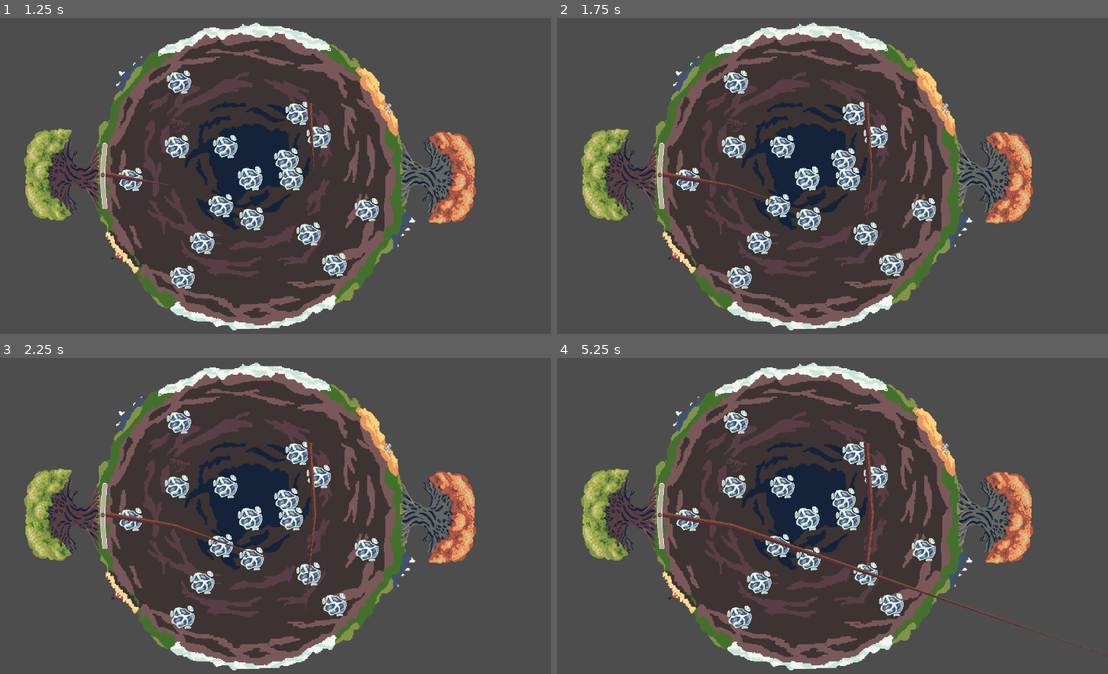
Above: before the commit, frames 1-4 (two rows, left to right).
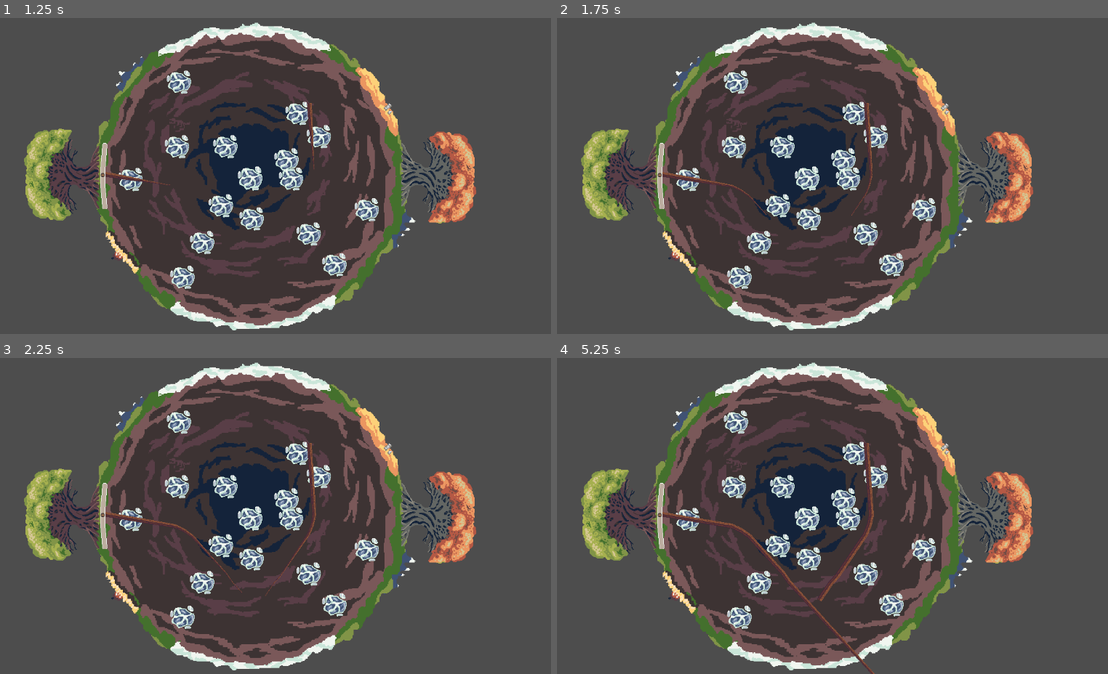
Above: after the commit, the same moments.

Repository: Rotta-Games/ragerootin
Game: Godot game, scene res://main.tscn
Two runs of this game, one before a commit and one after it. Both use one fixed random seed, a clock stepped at 60 frames per second and the inputs below.
Inputs (mouse positions are in pixels of both pictures, inside the frame that each line leads up to):
- Up to frame 1 (1.25 s): click "New Game" at 0.5 s
- Up to frame 2 (1.75 s): tap Enter at 1.25 s; move the mouse to (942, 153) at 1.27 s; hold Right (player1_move_right, bound only after the commit) from 1.28 s (still down); click (942, 153) at 1.42 s
- Up to frame 3 (2.25 s): tap Space at 2 s; move the mouse to (143, 525) at 2.02 s; release Right (player1_move_right, bound only after the commit) at 2.03 s; hold Left (player1_move_left, bound only after the commit) from 2.03 s (still down)
- Up to frame 4 (5.25 s): move the mouse to (876, 440) at 2.77 s; release Left (player1_move_left, bound only after the commit) at 2.78 s; hold Right (player1_move_right, bound only after the commit) 2.78-4.28 s; tap Enter at 3.5, 5 s; move the mouse to (788, 576) at 3.52 s; click (788, 576) at 3.67 s; tap Space at 4.25 s; move the mouse to (992, 560) at 4.27 s; hold Left (player1_move_left, bound only after the commit) from 4.28 s (still down); move the mouse to (645, 462) at 5.02 s

Frame 1 is identical in both runs. In frame 2, less than 0.1% of the frame differs, in the area x 32-58%, y 49-65%; in frame 3, 0.3%; in frame 4, 1.1%, in the area x 31-100%, y 50-100%.

Commit message:
Add player controls

Diff:
--- a/player.gd
+++ b/player.gd
@@ -10,11 +10,11 @@
 
 
 func _input(event):
-	if event is InputEventKey:
-		if event.keycode == KEY_LEFT:
-			root.angle += -root.turn_speed
-		if event.keycode == KEY_RIGHT:
-			root.angle += root.turn_speed
+	if Input.is_action_pressed("player1_move_left"):
+		root.angle += -root.turn_speed
+	if Input.is_action_pressed("player1_move_right"):
+		root.angle += root.turn_speed
+
 	# if event is InputEventMouseButton:
 	# 	if event.button_index == 1 and event.is_pressed():
 	# 		add_point(line1, event.position)
--- a/project.godot
+++ b/project.godot
@@ -48,6 +48,24 @@
 "events": [Object(InputEventKey,"resource_local_to_scene":false,"resource_name":"","device":-1,"window_id":0,"alt_press …(182 unchanged characters)…
 ]
 }
+player1_move_left={
+"deadzone": 0.5,
+"events": [Object(InputEventKey,"resource_local_to_scene":false,"resource_name":"","device":0,"window_id":0,"alt_pressed":false,"shift_pressed":false,"ctrl_pressed":false,"meta_pressed":false,"pressed":false,"keycode":0,"physical_keycode":4194319,"key_label":0,"unicode":0,"echo":false,"script":null)
+]
+}
+player1_move_right={
+"deadzone": 0.5,
+"events": [Object(InputEventKey,"resource_local_to_scene":false,"resource_name":"","device":0,"window_id":0,"alt_pressed":false,"shift_pressed":false,"ctrl_pressed":false,"meta_pressed":false,"pressed":false,"keycode":0,"physical_keycode":4194321,"key_label":0,"unicode":0,"echo":false,"script":null)
+]
+}
+player2_move_left={
+"deadzone": 0.5,
+"events": []
+}
+player2_move_right={
+"deadzone": 0.5,
+"events": []
+}
 
 [layer_names]
 
Not shown: 1 places in game.tscn that only renumber resources
Not shown: 1 places in player.tscn that only renumber resources
